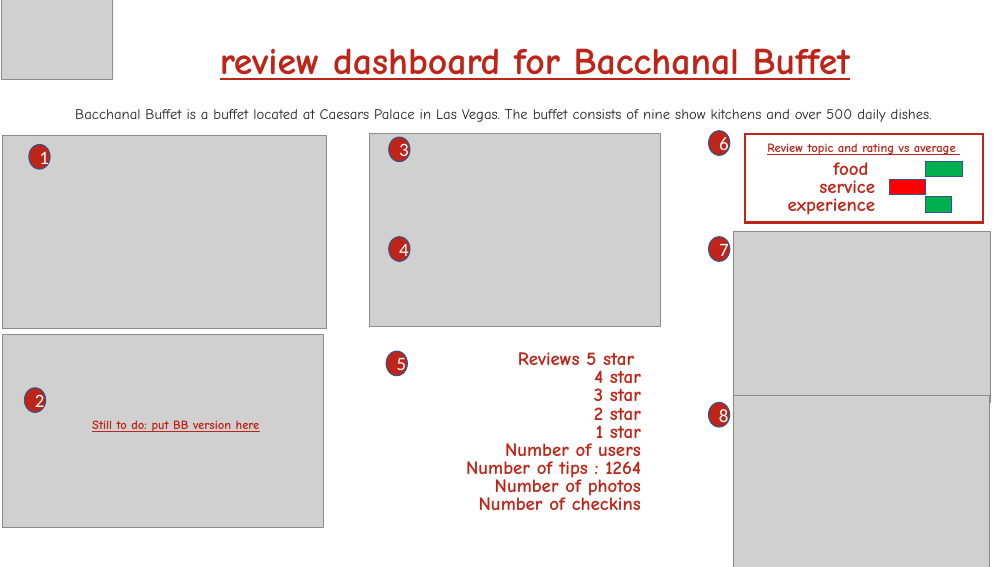
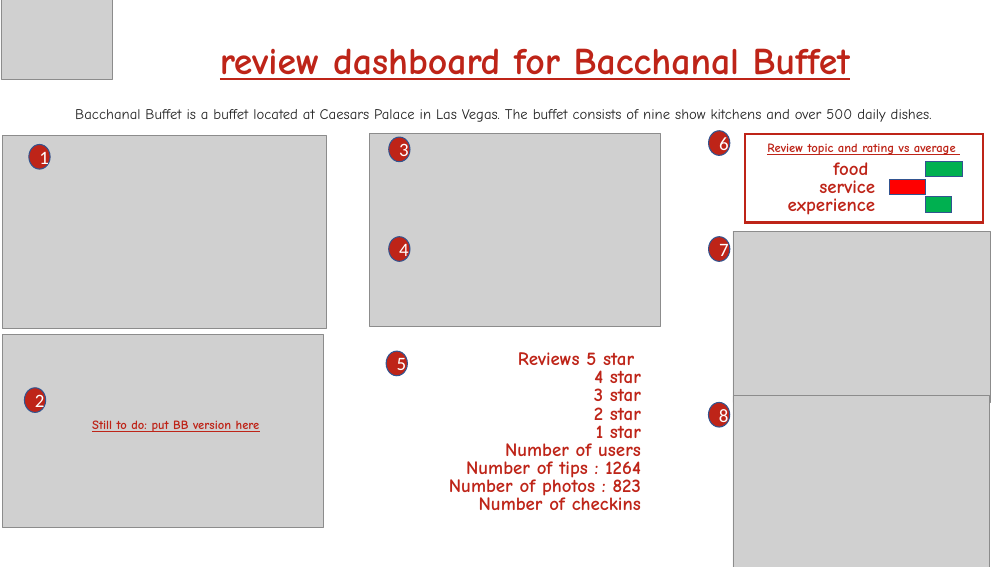
Before and after one commit to dev5680/DRTFinalProject, a slide deck: slide 13 of DRT_Thinking.pptx. Drawn at 1008x567 pixels with LibreOffice and Linux fonts; fonts in the diff are those of the drawing; grey boxes stand for pictures. Boxes give left, top, right and bottom in pixels: in the first picture for what was removed or moved away, otherwise in the second. Text is boxed around its words. In the diff, an @@ line names an element or a change of style, - is before the commit and + after.

```diff
--- a/DRT_Thinking.pptx
+++ b/DRT_Thinking.pptx
@@ text at (449, 476, 641, 500): text changed @@
-Number of photos
+Number of photos : 823
```
Also in this commit, not shown: 8 other slides changed, 3 slides added, 2 slides removed.
